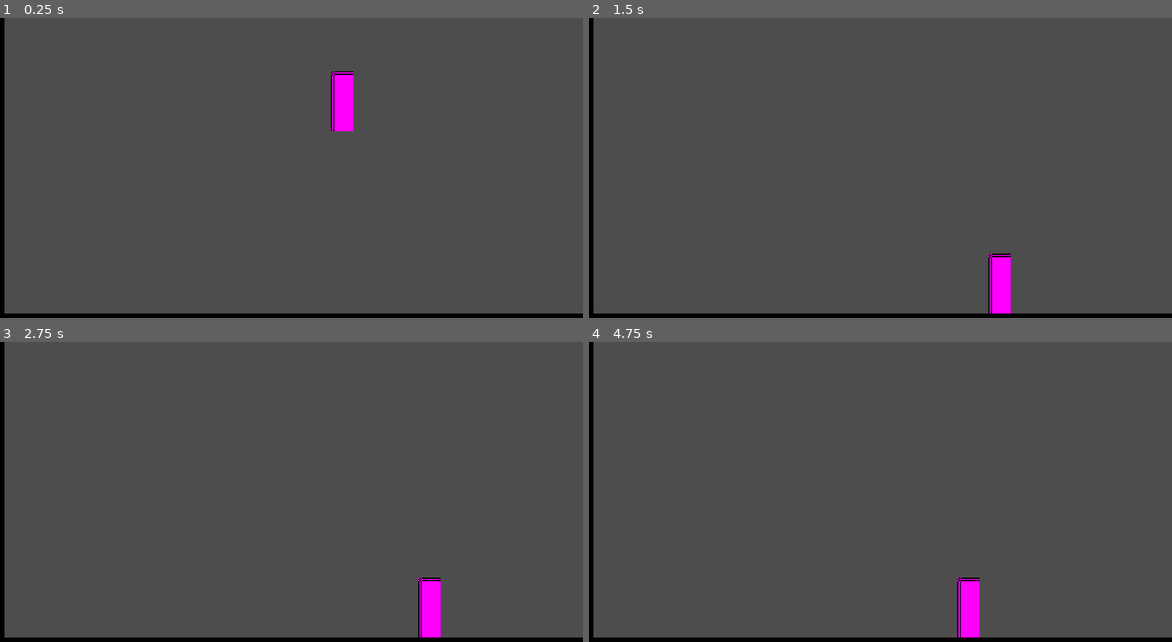
Above: before the commit, frames 1-4 (two rows, left to right).
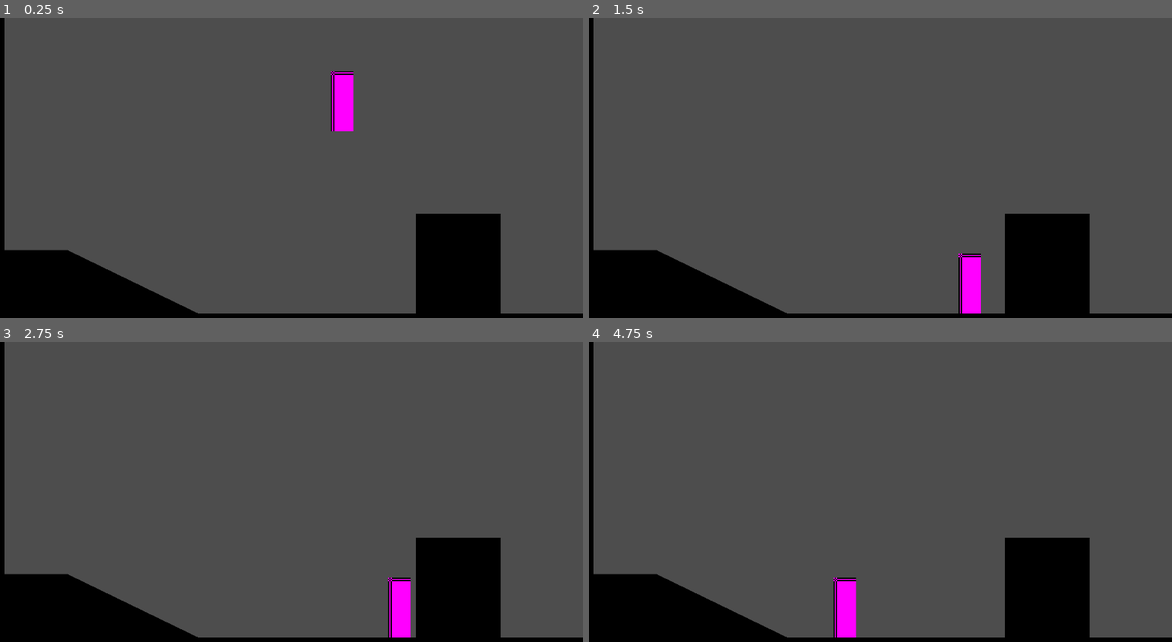
Above: after the commit, the same moments.

Repository: jhonnasVI/meta-forge-mania
Game: Godot game, scene res://playground.tscn
Same seed, same stepped clock (60 frames per second), same inputs: the game is played once before the commit and once after it.
Inputs:
- Up to frame 1 (0.25 s): no input
- Up to frame 2 (1.5 s): hold D (right) 0.53-1.28 s; hold A (left) from 1.28 s (still down)
- Up to frame 3 (2.75 s): release A (left) at 2.03 s; hold D (right) from 2.03 s (still down)
- Up to frame 4 (4.75 s): release D (right) at 3.53 s; hold A (left) from 3.53 s (still down)

The runs differ from the first frame. In frame 1, 9.5% of the frame differs, in the area x 0-86%, y 65-99%; in frame 2, 11%; in frame 3, 10%; in frame 4, 11%.

Commit message:
- adding other entity

Diff:
--- a/new-game-project/playground.tscn
+++ b/new-game-project/playground.tscn
@@ -38,5 +38,37 @@
 [node name="CollisionShape2D" type="CollisionShape2D" parent="Sprite2D2/StaticBody2D" unique_id=757485909]
 shape = SubResource("RectangleShape2D_chewe")
 
+[node name="Sprite2D3" type="Sprite2D" parent="." unique_id=971861865]
+position = Vector2(42, 214.49998)
+scale = Vector2(1.5625, 1.7812501)
+texture = SubResource("GradientTexture2D_chewe")
+
+[node name="StaticBody2D" type="StaticBody2D" parent="Sprite2D3" unique_id=14475407]
+
+[node name="CollisionShape2D" type="CollisionShape2D" parent="Sprite2D3/StaticBody2D" unique_id=633053059]
+shape = SubResource("RectangleShape2D_chewe")
+
+[node name="Sprite2D4" type="Sprite2D" parent="." unique_id=410894869]
+position = Vector2(139.02191, 248.09496)
+rotation = 0.45164412
+scale = Vector2(5.7459927, 1.5265077)
+texture = SubResource("GradientTexture2D_chewe")
+
+[node name="StaticBody2D" type="StaticBody2D" parent="Sprite2D4" unique_id=180504387]
+
+[node name="CollisionShape2D" type="CollisionShape2D" parent="Sprite2D4/StaticBody2D" unique_id=1962526458]
+scale = Vector2(1, 1.0000001)
+shape = SubResource("RectangleShape2D_chewe")
+
+[node name="Sprite2D5" type="Sprite2D" parent="." unique_id=744972322]
+position = Vector2(380.00003, 201.90625)
+scale = Vector2(2.1249995, 2.8066404)
+texture = SubResource("GradientTexture2D_chewe")
+
+[node name="StaticBody2D" type="StaticBody2D" parent="Sprite2D5" unique_id=811089387]
+
+[node name="CollisionShape2D" type="CollisionShape2D" parent="Sprite2D5/StaticBody2D" unique_id=1756607610]
+shape = SubResource("RectangleShape2D_chewe")
+
 [node name="Player" parent="." unique_id=1181173013 instance=ExtResource("1_rupst")]
 position = Vector2(287, 58)
